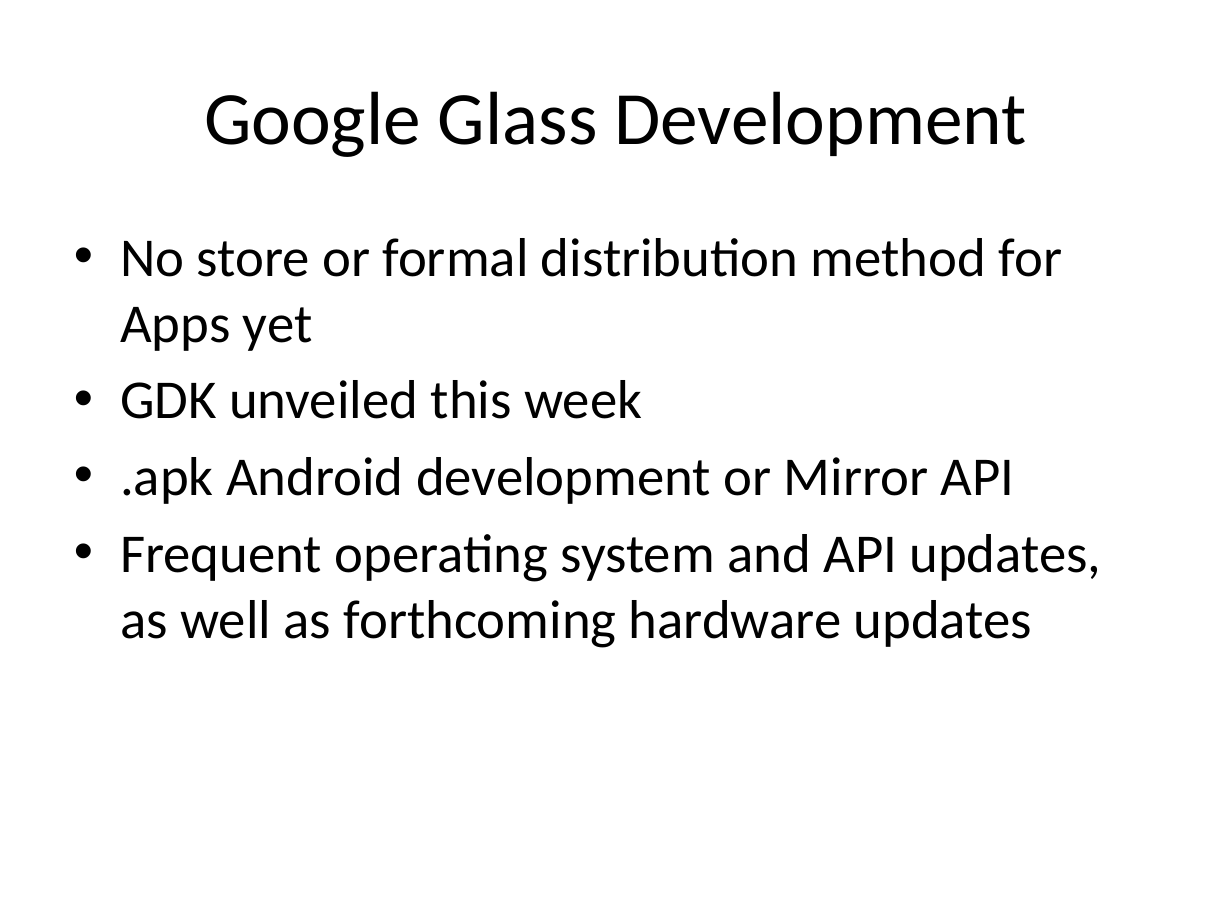
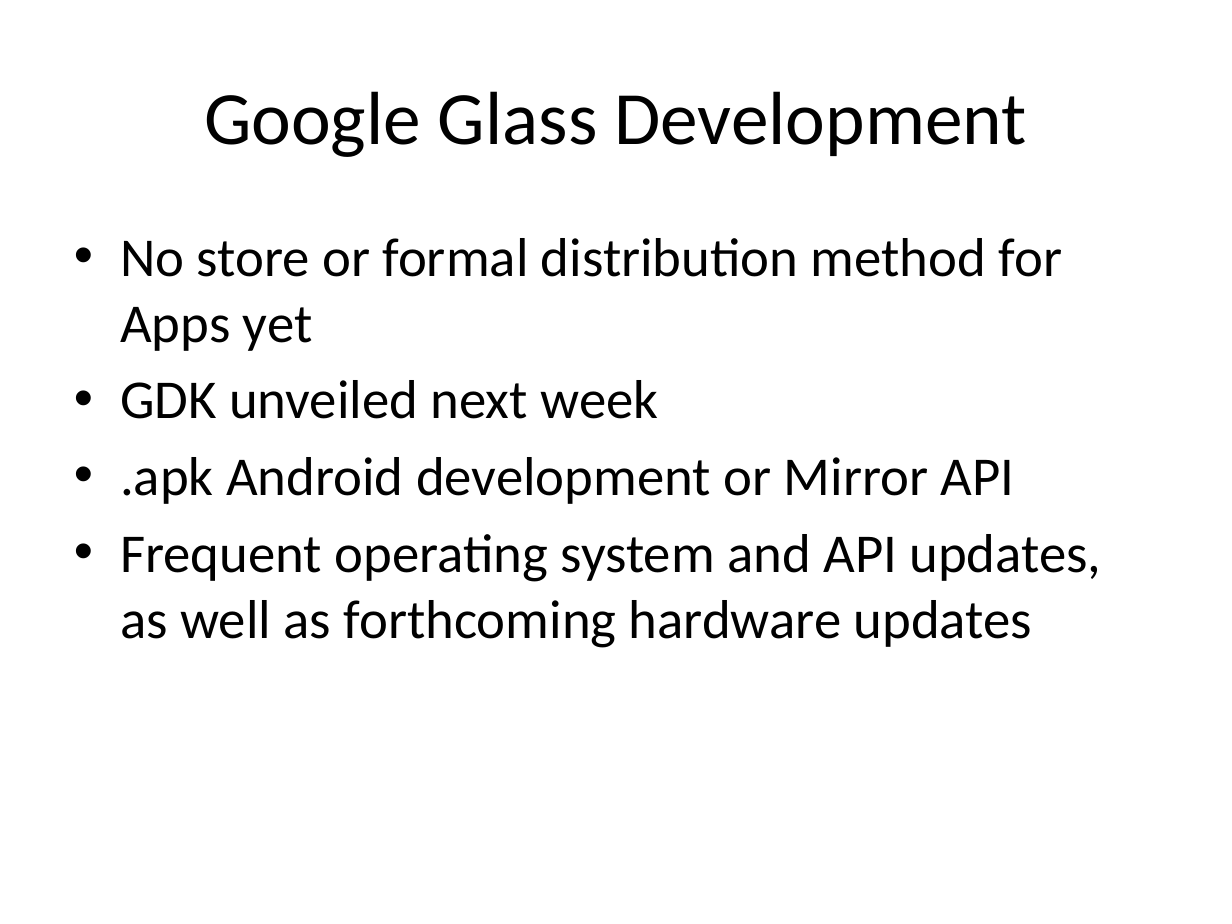
Before and after one commit to brendajin/presentations, a slide deck: slide 9 of Apigee_Glass.pptx. Drawn at 1232x924 pixels with LibreOffice and Linux fonts; fonts in the diff are those of the drawing. Boxes give left, top, right and bottom in pixels: in the first picture for what was removed or moved away, otherwise in the second. Text is boxed around its words. In the diff, an @@ line names an element or a change of style, - is before the commit and + after.

Commit message:
more minor changes to presentation

```diff
--- a/Apigee_Glass.pptx
+++ b/Apigee_Glass.pptx
@@ text at box(120, 380, 659, 419): text changed @@
-• GDK unveiled this week
+• GDK unveiled next week
```
Also in this commit, not shown: 1 slide added, 1 slide removed.
